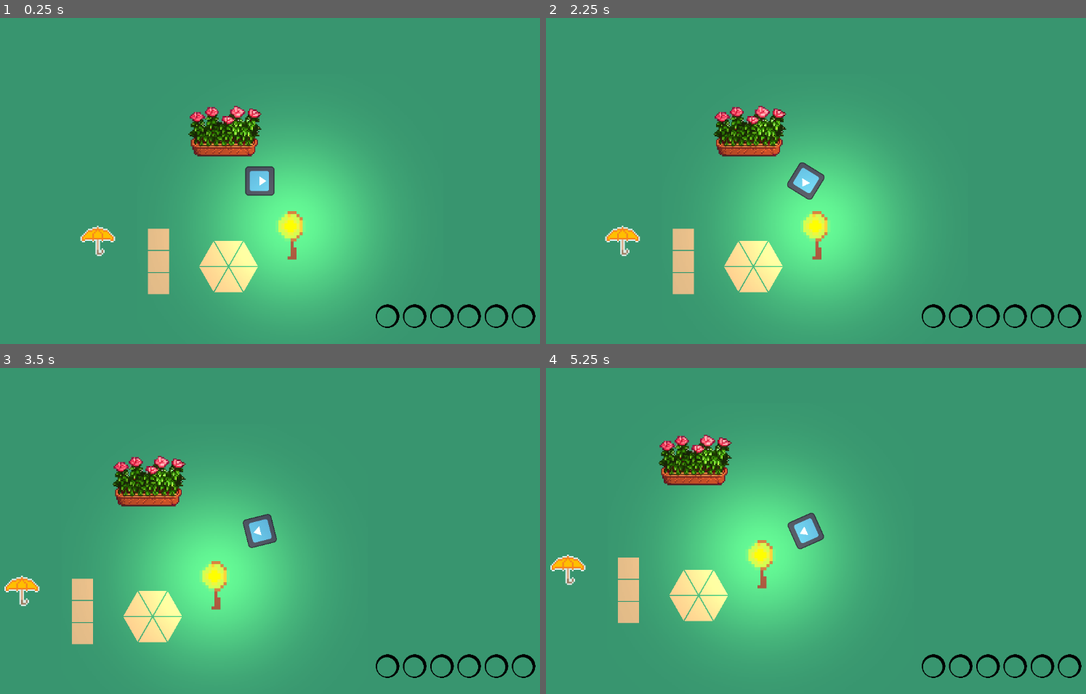
Above: before the commit, frames 1-4 (two rows, left to right).
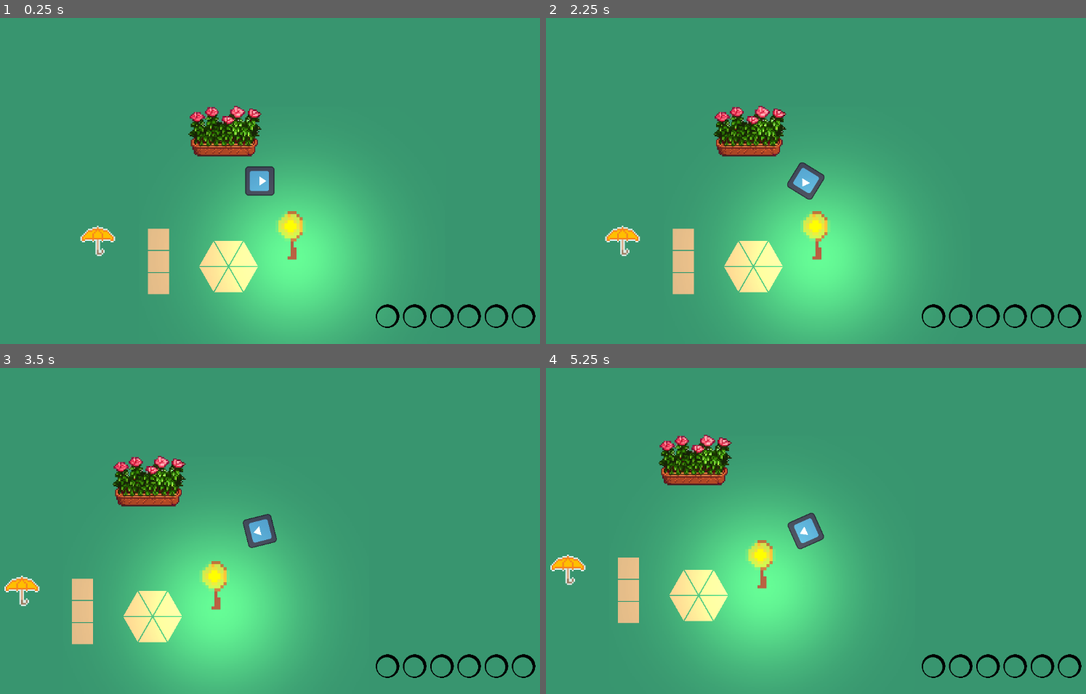
Above: after the commit, the same moments.

Repository: TheodoreVrel/DreamGarden
Game: Godot game, scene res://Scenes/GameManager/GameManager.tscn
Two runs of this game, one before a commit and one after it. Both use one fixed random seed, a clock stepped at 60 frames per second and the inputs below. The engine's default icon, where the game draws it, is replaced by a stand-in: a white triangle on a blue panel in a dark square.
Inputs (mouse positions are in pixels of both pictures, inside the frame that each line leads up to):
- Up to frame 1 (0.25 s): no input
- Up to frame 2 (2.25 s): drag from (789, 259) to (643, 239) at 0.52 s; tap Enter at 1.25 s; drag from (772, 249) to (778, 246) at 1.27 s; tap Space at 2 s; move the mouse to (762, 259) at 2.02 s; hold D (move_right) from 2.03 s (still down); tap Mouse wheel up (scroll_up) at 2.1 s; click (762, 259) at 2.17 s
- Up to frame 3 (3.5 s): release D (move_right) at 2.75 s; drag from (135, 625) to (21, 589) at 2.77 s
- Up to frame 4 (5.25 s): tap Enter at 3.5, 5 s; drag from (713, 625) to (567, 589) at 3.52 s; tap Space at 4.25 s; drag from (697, 635) to (567, 589) at 4.27 s; move the mouse to (627, 612) at 5.02 s; hold S (move_down) from 5.03 s (still down); tap Mouse wheel down (scroll_down) at 5.1 s; click (627, 612) at 5.17 s

The runs differ from the first frame. In frame 1, 5.5% of the frame differs, in the area x 43-65%, y 37-98%; in frame 2, 5.5%; in frame 3, 5.6%; in frame 4, 5.7%, in the area x 29-50%, y 30-92%.

Commit message:
undoing last push, and repairing the lamp light source

Diff:
--- a/Scenes/GameManager/GameManager.gd
+++ b/Scenes/GameManager/GameManager.gd
@@ -11,7 +11,7 @@
 
 #var packed_flower_scene : PackedScene = preload("res://Scenes/Flower/flower.tscn")
 
-var currently_cast_object: Node2D
+var currently_cast_object
 var currently_held_seed: Flower = null
 
 
--- a/Scenes/InteractiveObject/Trinkets/PortableSun/sun_lamp.tscn
+++ b/Scenes/InteractiveObject/Trinkets/PortableSun/sun_lamp.tscn
@@ -32,7 +32,7 @@
 "times": PackedFloat32Array(0),
 "transitions": PackedFloat32Array(1),
 "update": 0,
-"values": [Vector2(-0.6, -10.8)]
+"values": [Vector2(0, 0)]
 }
 
 [sub_resource type="Animation" id="Animation_wa5o3"]
@@ -99,7 +99,6 @@
 region_rect = Rect2(0, 0, 44, 16)
 
 [node name="PointLight2D" type="PointLight2D" parent="."]
-position = Vector2(-0.6, -10.8)
 scale = Vector2(0.786822, 0.786822)
 color = Color(1, 0.815686, 0.498039, 1)
 energy = 2.0
